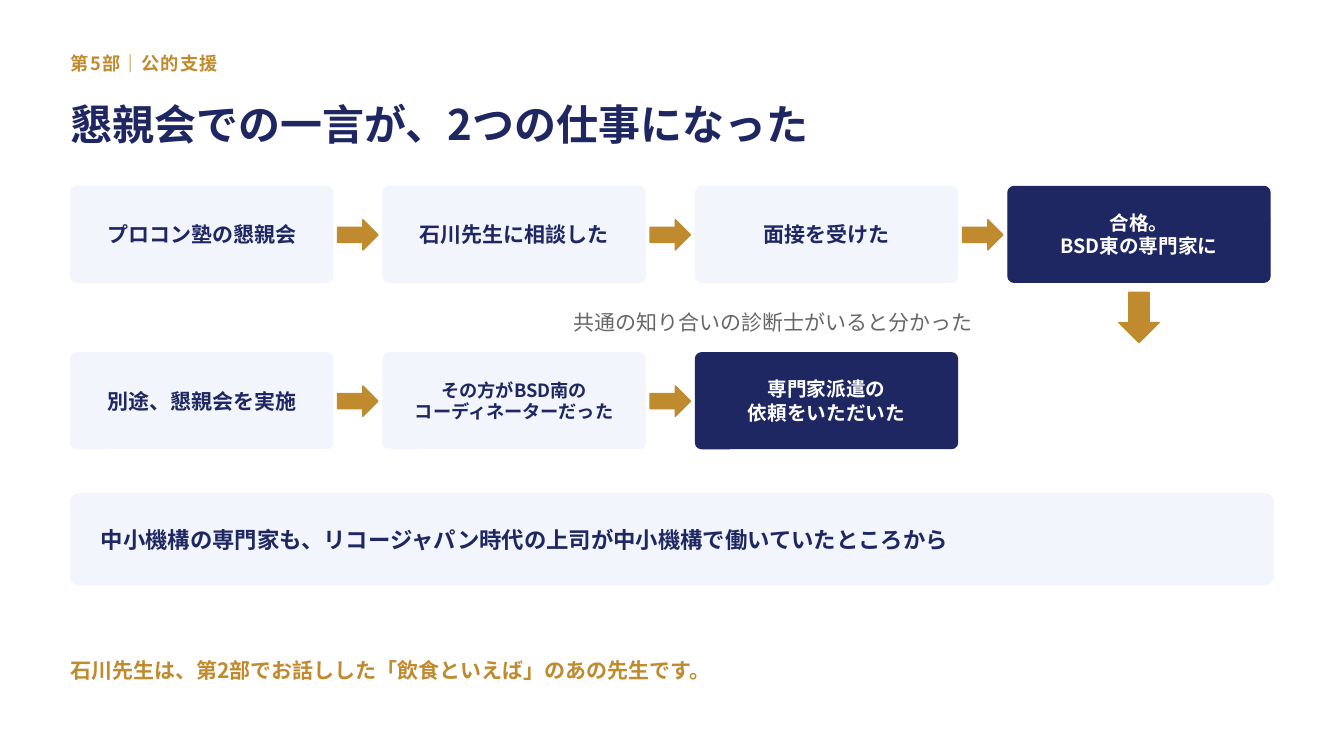
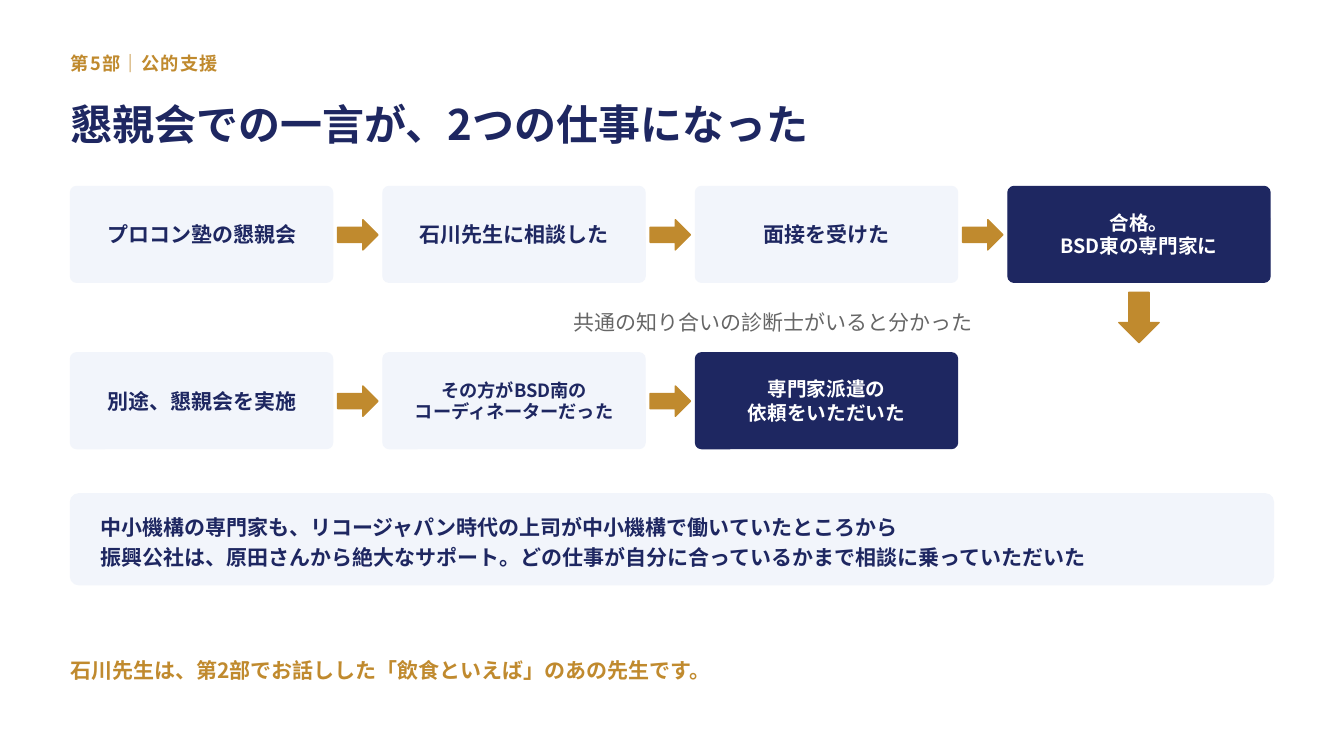
Before and after one commit to ahahi-biz/ahahi-hp, a slide deck: slide 39 of docs/lecture-johoku-procon.pptx (slide 34 before the commit). Drawn at 1344x756 pixels with LibreOffice and Linux fonts; fonts in the diff are those of the drawing. Boxes give left, top, right and bottom in pixels: in the first picture for what was removed or moved away, otherwise in the second. Text is boxed around its words. In the diff, an @@ line names an element or a change of style, - is before the commit and + after.

```diff
--- a/docs/lecture-johoku-procon.pptx
+++ b/docs/lecture-johoku-procon.pptx
@@ text at box(101, 517, 897, 537): size 16 to 15 pt in "中小機構の専門家も、リコージャパン時代の上司が中小機構で働いていたところから"; line spacing 1 to 22pt @@
@@ text at box(101, 547, 1085, 567): paragraph added @@
+振興公社は、原田さんから絶大なサポート。どの仕事が自分に合っているかまで相談に乗っていただいた
```
Also in this commit, not shown: 25 other slides changed, 18 slides added, 5 slides removed, 3 other files.
